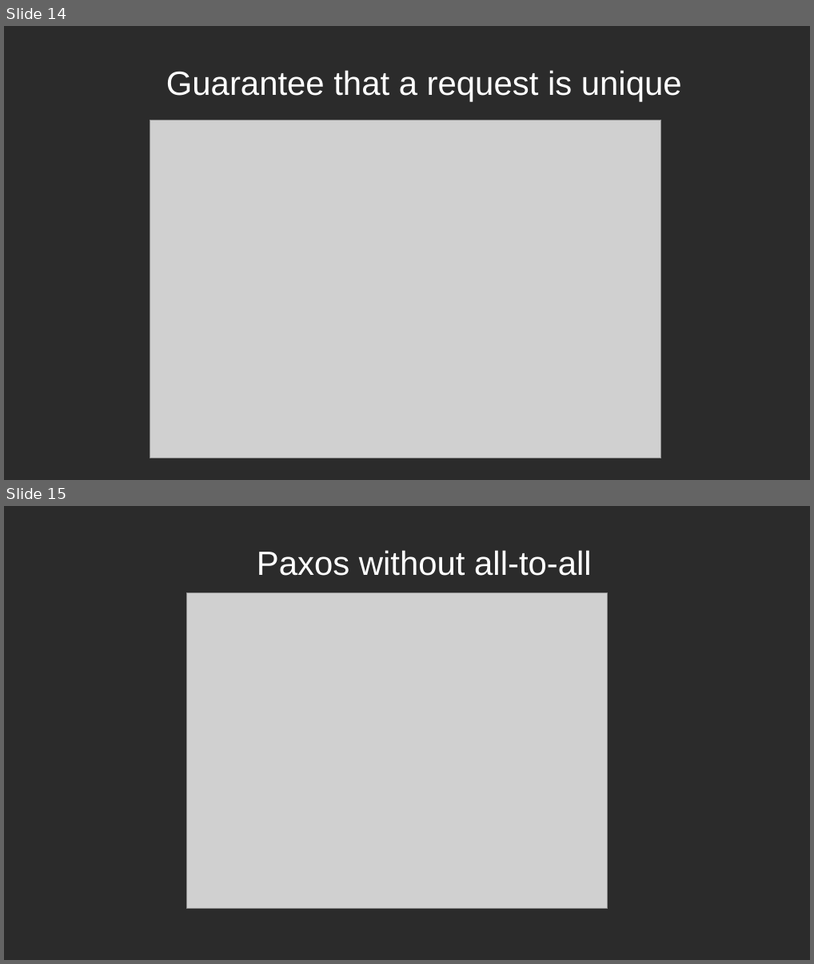
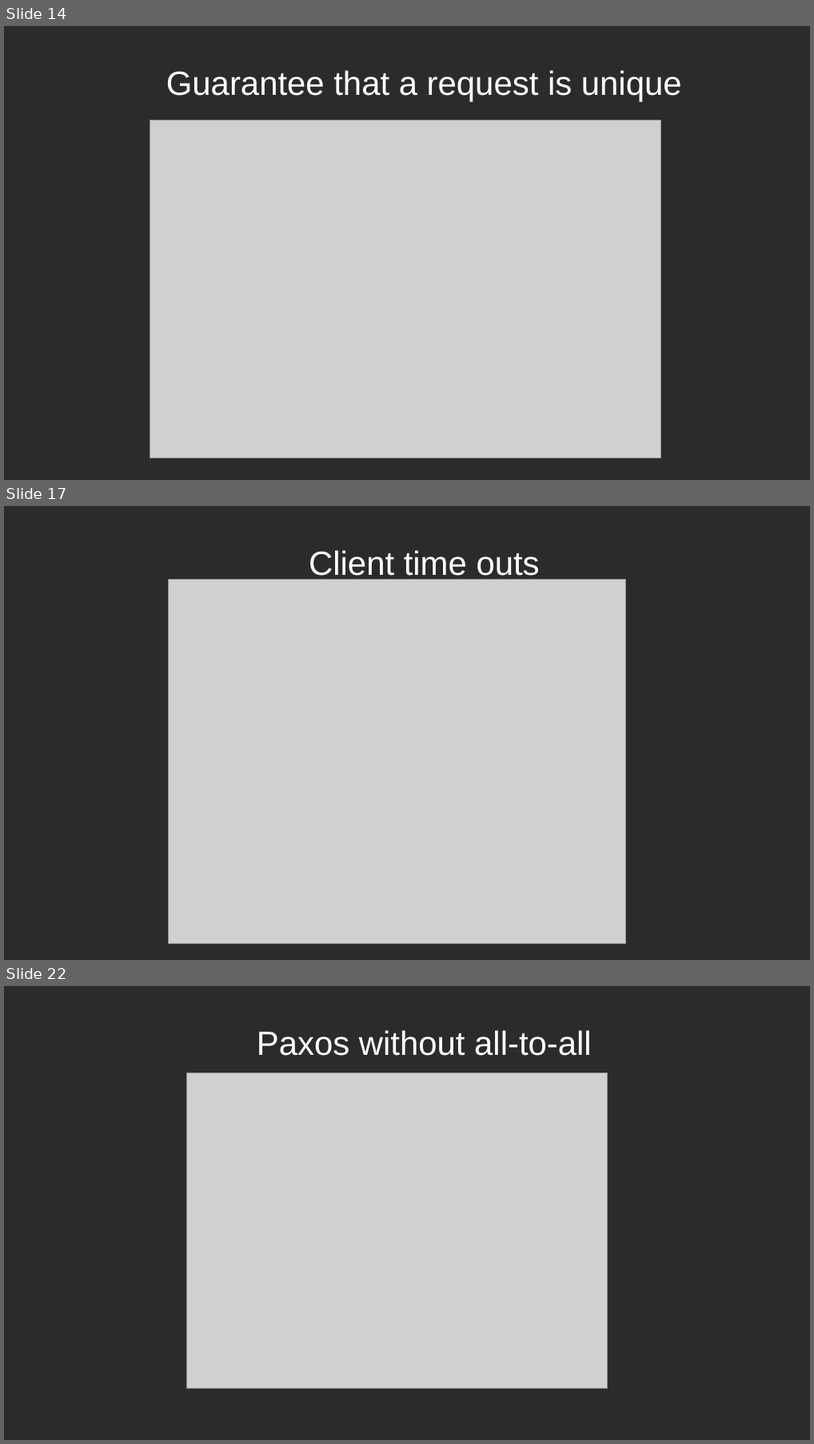
Before and after one commit to aleksander-vedvik/Master, a slide deck: notes/presentation.odp. Shown one above the other, each under a label of ours: slides 14 and 15 before the commit, slides 14, 17 and 22 after it; the slides between them are not shown. The pictures are 814x964 and 814x1444 pixels, drawn with LibreOffice and Linux fonts; fonts in the diff are those of the drawing; grey boxes stand for pictures; background and template pictures are left out; a plain dark background stands for a picture behind light text. Boxes give left, top, right and bottom in pixels: in the first picture for what was removed or moved away, otherwise in the second. Text is boxed around its words. In the diff, an @@ line names an element or a change of style, - is before the commit and + after.

```diff
--- a/notes/presentation.odp
+++ b/notes/presentation.odp
@@ slide 17 added at (4, 506, 810, 960), background picture (left out) @@
@@ title added at (309, 550, 540, 582), 33 pt, text #FFFFFF @@
+Client time outs
@@ picture added at (169, 579, 626, 944) @@
@@ what was slide 15 is now slide 22 @@
```
Also in this commit, not shown: 6 other slides added, 5 other files.
